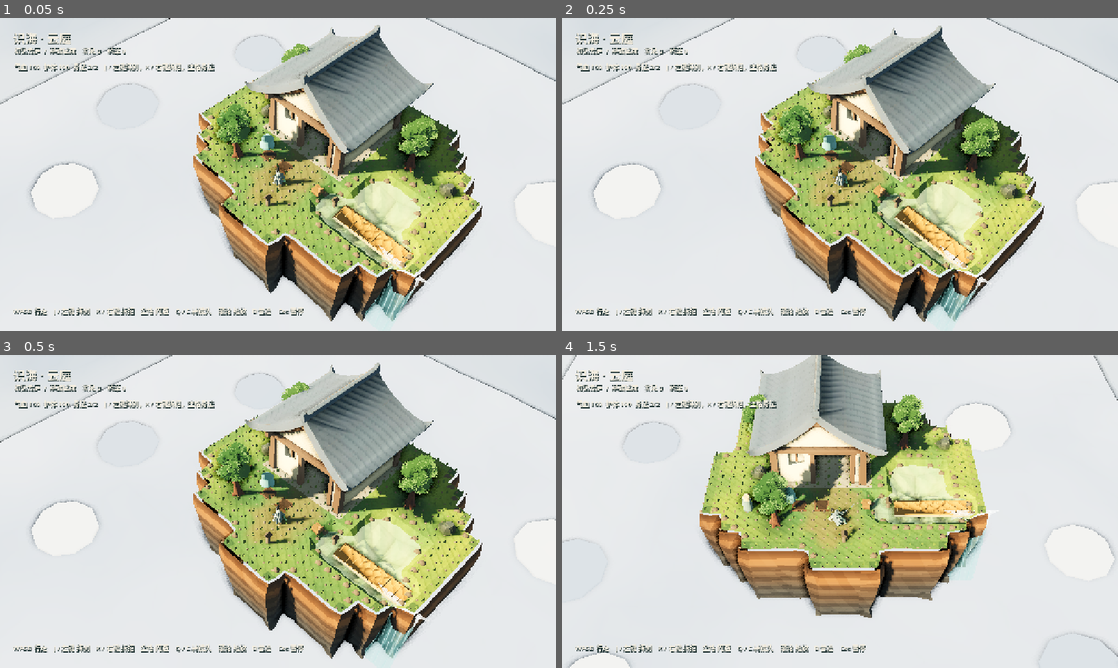
Above: before the commit, frames 1-4 (two rows, left to right).
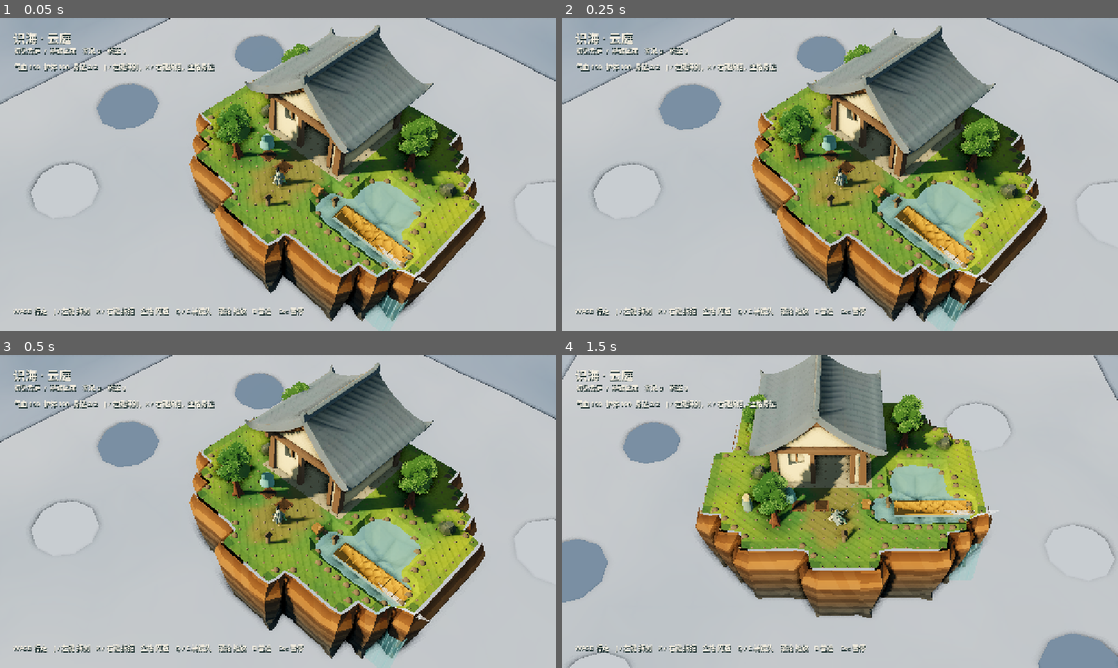
Above: after the commit, the same moments.

Repository: YI1219/Idle_and_incremental_game
Game: Godot game, scene res://scenes/play.tscn
Same seed, same stepped clock (60 frames per second), same inputs: the game is played once before the commit and once after it.
Inputs (mouse positions are in pixels of both pictures, inside the frame that each line leads up to):
- Up to frame 1 (0.05 s): no input
- Up to frame 2 (0.25 s): no input
- Up to frame 3 (0.5 s): no input
- Up to frame 4 (1.5 s): tap Enter at 0.5 s; move the mouse to (962, 495) at 0.52 s; hold D (move_right) 0.53-1.25 s; hold Q (camera_left) 0.53-1.25 s; click (962, 495) at 0.67 s; tap Space at 0.77 s; drag from (728, 527) to (812, 574) at 1.27 s

The runs differ from the first frame. In frame 1, 90% of the frame differs, in the area x 0-100%, y 0-100%; in frame 2, 90%; in frame 3, 90%; in frame 4, 93%.

Commit message:
Make lighting, water, and tufts read on software GL.
ACES plus height fog blew the sky and pond to white, and the dense
spike tufts read as a pine field. Cache the island centroid so rebuilds
stay cheap, and keep the capture sculpt from emptying the lake.

Co-authored-by: YI <YI1219@users.noreply.github.com>

Diff:
--- a/scripts/play/game.gd
+++ b/scripts/play/game.gd
@@ -70,7 +70,7 @@
 	env.name = "WorldEnvironment"
 	var sky := Environment.new()
 	sky.background_mode = Environment.BG_COLOR
-	sky.background_color = Color("c5d8ea")
+	sky.background_color = Color("6ea0d0")
 	sky.ambient_light_source = Environment.AMBIENT_SOURCE_COLOR
 	sky.ambient_light_color = Color("c9d6c4")
 	sky.ambient_light_energy = 0.28
--- a/scripts/world/cloud_sea.gd
+++ b/scripts/world/cloud_sea.gd
@@ -15,7 +15,7 @@
 	add_to_group("cloud_sea")
 	_sea = MeshInstance3D.new()
 	_sea.name = "SeaSheet"
-	_sea.mesh = _billow_mesh(SPAN, RES, 2.15, Color("fffdf6"), Color("8fa3b4"))
+	_sea.mesh = _billow_mesh(SPAN, RES, 2.15, Color("e8eef4"), Color("6d8296"))
 	_sea.position.y = SEA_Y
 	_sea.material_override = _solid_vertex()
 	_sea.cast_shadow = GeometryInstance3D.SHADOW_CASTING_SETTING_OFF
@@ -64,7 +64,7 @@
 		puff.position = spots[i]
 		var material := StandardMaterial3D.new()
 		material.shading_mode = BaseMaterial3D.SHADING_MODE_UNSHADED
-		material.albedo_color = Color("fffdf6") if i % 2 == 0 else Color("c5d0d8")
+		material.albedo_color = Color("e4ebf2") if i % 2 == 0 else Color("7e90a2")
 		material.cull_mode = BaseMaterial3D.CULL_DISABLED
 		puff.material_override = material
 		puff.cast_shadow = GeometryInstance3D.SHADOW_CASTING_SETTING_OFF
--- a/scripts/world/courtyard_art.gd
+++ b/scripts/world/courtyard_art.gd
@@ -270,27 +270,28 @@
 	var sky := Sky.new()
 	var sky_material := ShaderMaterial.new()
 	sky_material.shader = SKY_SHADER
-	sky_material.set_shader_parameter("zenith_color", Color(0.58, 0.76, 0.94))
-	sky_material.set_shader_parameter("horizon_color", Color(0.93, 0.88, 0.78))
-	sky_material.set_shader_parameter("nadir_color", Color(0.62, 0.70, 0.78))
+	sky_material.set_shader_parameter("zenith_color", Color(0.36, 0.60, 0.88))
+	sky_material.set_shader_parameter("horizon_color", Color(0.70, 0.80, 0.90))
+	sky_material.set_shader_parameter("nadir_color", Color(0.42, 0.54, 0.66))
 	sky.sky_material = sky_material
 	environment.sky = sky
 	environment.background_mode = Environment.BG_SKY
+	environment.background_color = Color("6ea0d0")
 	environment.ambient_light_source = Environment.AMBIENT_SOURCE_COLOR
-	environment.ambient_light_color = Color("c5d2c0")
-	environment.ambient_light_energy = 0.26
-	environment.tonemap_mode = Environment.TONE_MAPPER_ACES
-	environment.tonemap_exposure = 1.12
-	environment.tonemap_white = 6.5
+	environment.ambient_light_color = Color("b8c4b0")
+	environment.ambient_light_energy = 0.34
+	environment.tonemap_mode = Environment.TONE_MAPPER_FILMIC
+	environment.tonemap_exposure = 0.88
+	environment.tonemap_white = 8.0
 	environment.adjustment_enabled = true
-	environment.adjustment_saturation = 1.20
-	environment.adjustment_contrast = 1.08
+	environment.adjustment_saturation = 1.24
+	environment.adjustment_contrast = 1.10
 	environment.fog_enabled = true
-	environment.fog_light_color = Color("c9d8e6")
-	environment.fog_density = 0.0008
-	environment.fog_sky_affect = 0.12
-	environment.fog_height = -6.2
-	environment.fog_height_density = 0.018
+	environment.fog_light_color = Color("8eb0cc")
+	environment.fog_density = 0.00025
+	environment.fog_sky_affect = 0.0
+	environment.fog_height = -7.4
+	environment.fog_height_density = 0.005
 	environment.ssao_enabled = true
 	environment.ssao_radius = 0.62
 	environment.ssao_intensity = 2.35
@@ -308,7 +309,7 @@
 	environment.glow_hdr_scale = 0.55
 	sun.rotation_degrees = Vector3(-32, -38, 0)
 	sun.light_color = Color("ffd39a")
-	sun.light_energy = 1.55
+	sun.light_energy = 1.70
 	sun.light_angular_distance = 3.6
 	sun.shadow_enabled = true
 	sun.shadow_blur = 2.8
--- a/scripts/world/heightfield.gd
+++ b/scripts/world/heightfield.gd
@@ -23,6 +23,7 @@
 var heights := PackedFloat32Array()
 var mask := PackedByteArray()
 var rim_shift: Dictionary = {}
+var _centroid_cache := Vector2.INF
 
 
 func cells_x() -> int:
@@ -87,6 +88,7 @@
 	copy.heights = heights.duplicate()
 	copy.mask = mask.duplicate()
 	copy.rim_shift = rim_shift.duplicate()
+	copy._centroid_cache = _centroid_cache
 	return copy
 
 
@@ -121,6 +123,7 @@
 func set_land(cx: int, cz: int, land: bool) -> void:
 	if in_cell(cx, cz):
 		mask[cell_index(cx, cz)] = 1 if land else 0
+		_centroid_cache = Vector2.INF
 
 
 func vertex_world(ix: int, iz: int) -> Vector2:
@@ -320,6 +323,8 @@
 
 
 func land_centroid() -> Vector2:
+	if _centroid_cache != Vector2.INF:
+		return _centroid_cache
 	var sum := Vector2.ZERO
 	var n := 0
 	for cz in cells_z():
@@ -328,7 +333,8 @@
 				continue
 			sum += vertex_world(cx, cz) + Vector2(spacing * 0.5, spacing * 0.5)
 			n += 1
-	return sum / float(maxi(n, 1)) if n > 0 else origin
+	_centroid_cache = sum / float(maxi(n, 1)) if n > 0 else origin
+	return _centroid_cache
 
 
 func organicize_coast() -> void:
--- a/scripts/world/heightfield_mesh.gd
+++ b/scripts/world/heightfield_mesh.gd
@@ -318,8 +318,9 @@
 		if pa.distance_to(pb) < 0.03 and qa.distance_to(qb) < 0.03:
 			continue
 		# Lip is turf; every ring below is rock. No grass bands inside the wall.
-		var ao := 0.52 if r == 0 else (0.96 if r < 3 else 0.74)
-		var color := Color(ao, 0.92, 0.0, 1.0) if r == 0 else Color(ao, 0.0, 1.0, 1.0)
+		var shade := 0.62 + Heightfield._hash2(float(cx) * 3.1 + float(r) * 9.0 + float(field.seed), float(cz) * 2.7).x * 0.55
+		var ao := (0.52 if r == 0 else (0.96 if r < 3 else 0.74)) * shade
+		var color := Color(ao, 0.92, 0.0, 1.0) if r == 0 else Color(clampf(ao, 0.40, 1.15), 0.0, 1.0, 1.0)
 		_solid(verts, norms, cols, uvs, pa, pb, qb, color, hint)
 		_solid(verts, norms, cols, uvs, pa, qb, qa, color, hint)
 
@@ -375,10 +376,10 @@
 			p += tangent * (nse.y - 0.5) * 0.08
 		else:
 			# seed7 stacked blocks: constant per-ring stick-out, then taper to the keel.
-			var stick := 0.08 + nse.x * 0.42
-			var radial := LIP * (1.0 - t) + stick * (1.0 - t * 0.55) - 0.46 * t * t
+			var stick := 0.22 + nse.x * 0.72
+			var radial := LIP * (1.0 - t) + stick * (1.0 - t * 0.40) - 0.62 * t * t
 			p += outward * radial
-			p += tangent * (nse.y - 0.5) * 0.34
+			p += tangent * (nse.y - 0.5) * 0.48
 		if p.y > top.y - 0.02:
 			p.y = top.y - 0.02
 		if p.y < bot.y + 0.02:
--- a/scripts/world/island_heightfield.gd
+++ b/scripts/world/island_heightfield.gd
@@ -553,8 +553,8 @@
 			if shore or hole_rim:
 				var xf := Transform3D(Basis(Vector3.UP, nse.x * TAU).scaled(Vector3(0.22 + nse.y * 0.10, 0.16 + nse.x * 0.08, 0.20 + nse.y * 0.08)), Vector3(mid.x, h + 0.04, mid.y))
 				shores.append(xf)
-			if nse.x > 0.18:
-				var gxf := Transform3D(Basis(Vector3.UP, nse.y * TAU).scaled(Vector3.ONE * (0.85 + nse.x * 0.35)), Vector3(mid.x + (nse.y - 0.5) * 0.16, h + 0.01, mid.y + (nse.x - 0.5) * 0.16))
+			if nse.x > 0.74:
+				var gxf := Transform3D(Basis(Vector3.UP, nse.y * TAU).scaled(Vector3(1.15, 0.70, 1.15) * (0.90 + nse.y * 0.25)), Vector3(mid.x + (nse.y - 0.5) * 0.16, h + 0.01, mid.y + (nse.x - 0.5) * 0.16))
 				tufts.append(gxf)
 			if nse.y > 0.78:
 				pebbles.append(Transform3D(Basis(Vector3.UP, nse.x * 5.0).scaled(Vector3(0.10 + nse.x * 0.05, 0.06, 0.08 + nse.y * 0.04)), Vector3(mid.x - 0.12, h + 0.02, mid.y + 0.10)))
@@ -623,12 +623,12 @@
 func _tuft_mesh() -> ArrayMesh:
 	var st := SurfaceTool.new()
 	st.begin(Mesh.PRIMITIVE_TRIANGLES)
-	var blades := [0.0, 1.15, 2.25]
+	var blades := [0.0, 1.05, 2.15]
 	for yaw in blades:
 		var b := Basis(Vector3.UP, yaw)
-		var a := b * Vector3(-0.07, 0.0, 0.0)
-		var c := b * Vector3(0.07, 0.0, 0.0)
-		var tip := b * Vector3(0.0, 0.26, 0.02)
+		var a := b * Vector3(-0.11, 0.0, 0.0)
+		var c := b * Vector3(0.11, 0.0, 0.0)
+		var tip := b * Vector3(0.0, 0.11, 0.03)
 		st.set_normal(Vector3.UP)
 		st.add_vertex(a)
 		st.add_vertex(tip)
--- a/shaders/world/courtyard_sky.gdshader
+++ b/shaders/world/courtyard_sky.gdshader
@@ -1,7 +1,7 @@
 shader_type sky;
-uniform vec3 zenith_color : source_color = vec3(0.58, 0.76, 0.94);
-uniform vec3 horizon_color : source_color = vec3(0.93, 0.88, 0.78);
-uniform vec3 nadir_color : source_color = vec3(0.62, 0.70, 0.78);
+uniform vec3 zenith_color : source_color = vec3(0.36, 0.60, 0.88);
+uniform vec3 horizon_color : source_color = vec3(0.70, 0.80, 0.90);
+uniform vec3 nadir_color : source_color = vec3(0.42, 0.54, 0.66);
 
 float hash(vec2 p) { return fract(sin(dot(p, vec2(127.1, 311.7))) * 43758.5453); }
 float noise(vec2 p) {
--- a/shaders/world/island_heightfield.gdshader
+++ b/shaders/world/island_heightfield.gdshader
@@ -45,7 +45,7 @@
 	rock *= facet;
 	float lip_ao = (1.0 - clamp(-p.y / 0.38, 0.0, 1.0)) * (1.0 - abs(n.y));
 	rock *= 1.0 - lip_ao * 0.34;
-	rock *= mix(0.58, 1.0, clamp(ao, 0.0, 1.0));
+	rock *= mix(0.70, 1.15, clamp(ao, 0.0, 1.0));
 	return rock;
 }
 
@@ -65,7 +65,7 @@
 	if (vcol.b > 0.45) {
 		ALBEDO = seed7_rock(world_pos, n, ao);
 		ROUGHNESS = 0.92;
-		EMISSION = ALBEDO * 0.015;
+		EMISSION = ALBEDO * 0.08;
 	} else {
 		float broad = noise(p * 0.22) * 0.55 + noise(p * 0.62) * 0.30 + noise(p * 1.4) * 0.15;
 		float detail = noise(p * 12.0);
--- a/shaders/world/island_lake.gdshader
+++ b/shaders/world/island_lake.gdshader
@@ -1,8 +1,8 @@
 shader_type spatial;
-render_mode blend_mix, depth_draw_opaque, cull_back, diffuse_burley;
-uniform vec4 shallow : source_color = vec4(0.46, 0.82, 0.74, 0.62);
-uniform vec4 deep : source_color = vec4(0.06, 0.36, 0.40, 0.90);
-uniform vec4 foam_color : source_color = vec4(0.94, 0.97, 0.95, 0.80);
+render_mode blend_mix, depth_draw_opaque, cull_back, unshaded;
+uniform vec4 shallow : source_color = vec4(0.22, 0.62, 0.58, 0.90);
+uniform vec4 deep : source_color = vec4(0.05, 0.32, 0.38, 0.96);
+uniform vec4 foam_color : source_color = vec4(0.86, 0.94, 0.92, 0.92);
 varying vec3 world_pos;
 varying float shore;
 
@@ -16,17 +16,10 @@
 	vec2 p = world_pos.xz;
 	float n1 = sin(p.x * 3.2 + TIME * 0.52) + sin(p.y * 4.0 - TIME * 0.38);
 	float n2 = sin(p.x * 7.6 - p.y * 5.1 + TIME * 0.88);
-	vec3 col = mix(shallow.rgb, deep.rgb, smoothstep(0.10, 0.80, depth));
-	col += n1 * 0.018;
-	float foam = (1.0 - smoothstep(0.0, 0.30, depth)) * (0.72 + n2 * 0.10);
-	col = mix(col, foam_color.rgb, clamp(foam, 0.0, 0.88));
-	float fres = pow(1.0 - clamp(dot(normalize(NORMAL), normalize(VIEW)), 0.0, 1.0), 2.4);
-	col = mix(col, vec3(0.78, 0.90, 0.88), fres * 0.28);
+	vec3 col = mix(shallow.rgb, deep.rgb, smoothstep(0.08, 0.72, depth));
+	col += n1 * 0.025;
+	float foam = (1.0 - smoothstep(0.0, 0.22, depth)) * (0.80 + n2 * 0.08);
+	col = mix(col, foam_color.rgb, clamp(foam, 0.0, 0.70));
 	ALBEDO = col;
-	ALPHA = mix(0.42, deep.a, smoothstep(0.08, 0.70, depth));
-	ROUGHNESS = mix(0.22, 0.08, depth);
-	SPECULAR = 0.70;
-	METALLIC = 0.06;
-	EMISSION = col * (0.05 + foam * 0.10 + fres * 0.08);
-	NORMAL = normalize(NORMAL + vec3(n1 * 0.045, 0.0, n2 * 0.035));
+	ALPHA = mix(0.82, 0.95, smoothstep(0.05, 0.55, depth));
 }
--- a/tests/capture_heightfield.gd
+++ b/tests/capture_heightfield.gd
@@ -50,9 +50,9 @@
 	# Wall and lake from the starter basin, before the shaft cut.
 	_set_house_visible(false)
 	_restore_pitch(rig)
-	rig.near_pitch_deg = 12.0
-	rig.pitch_deg = 16.0
-	_look(rig, player, Vector3(6.4, 0.0, -2.2), 8.0, 2)
+	rig.near_pitch_deg = 6.0
+	rig.pitch_deg = 10.0
+	_look(rig, player, Vector3(6.8, 0.0, -2.4), 9.0, 2)
 	await shot(OUT + "/low_side.png")
 	_restore_pitch(rig)
 
@@ -170,12 +170,12 @@
 	if main == null or main.field == null:
 		return
 	var field = main.field
-	# Closed east lake — no rim cut, so the basin keeps water.
+	# Keep the east lake. Shaft sits north of it. A shallow east lip lets one fall
+	# leave without emptying the basin.
 	for p in [Vector3(3.5, 0.0, 0.4), Vector3(4.2, 0.0, 0.6), Vector3(3.8, 0.0, -0.2)]:
-		field.apply_brush("lower", p, 0.95, 0.42, true)
-	# Shaft north of the east lake, plus a shallow east spill for a waterfall.
-	field.punch_shaft(Vector3(4.8, 0.0, 2.4), 1.15)
-	field.apply_brush("lower", Vector3(6.35, 0.0, 0.55), 0.48, 0.20, true)
+		field.apply_brush("lower", p, 0.85, 0.28, true)
+	field.punch_shaft(Vector3(5.4, 0.0, 2.6), 0.95)
+	field.apply_brush("lower", Vector3(6.55, 0.0, 0.15), 0.38, 0.12, true)
 	field.apply_coast_smooth()
 	var span := HeightfieldMesh.chunk_range(field)
 	var t0 := Time.get_ticks_usec()
